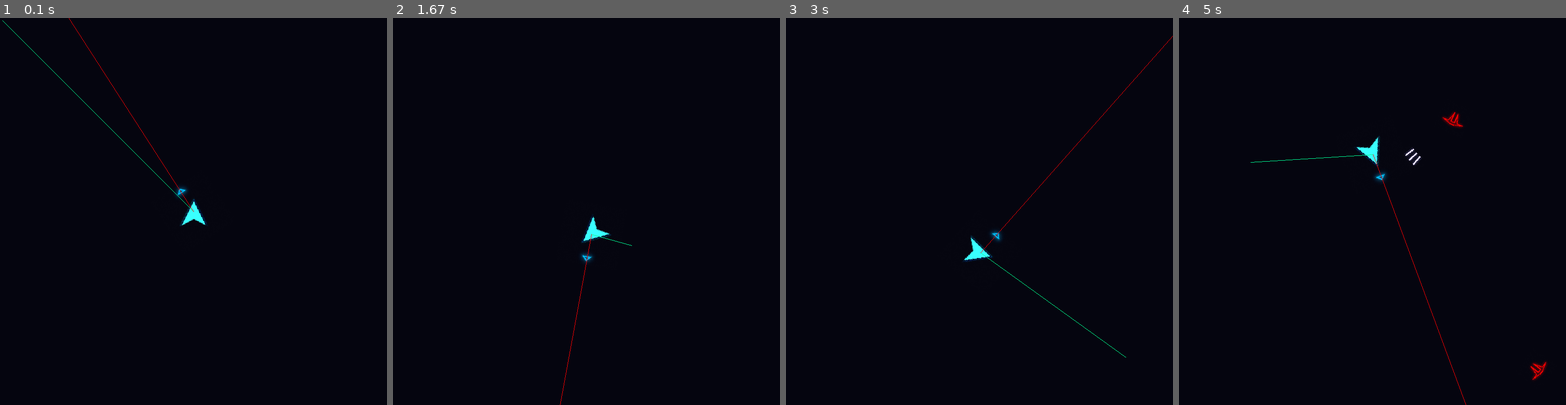
Above: before the commit, frames 1-4 (left to right).
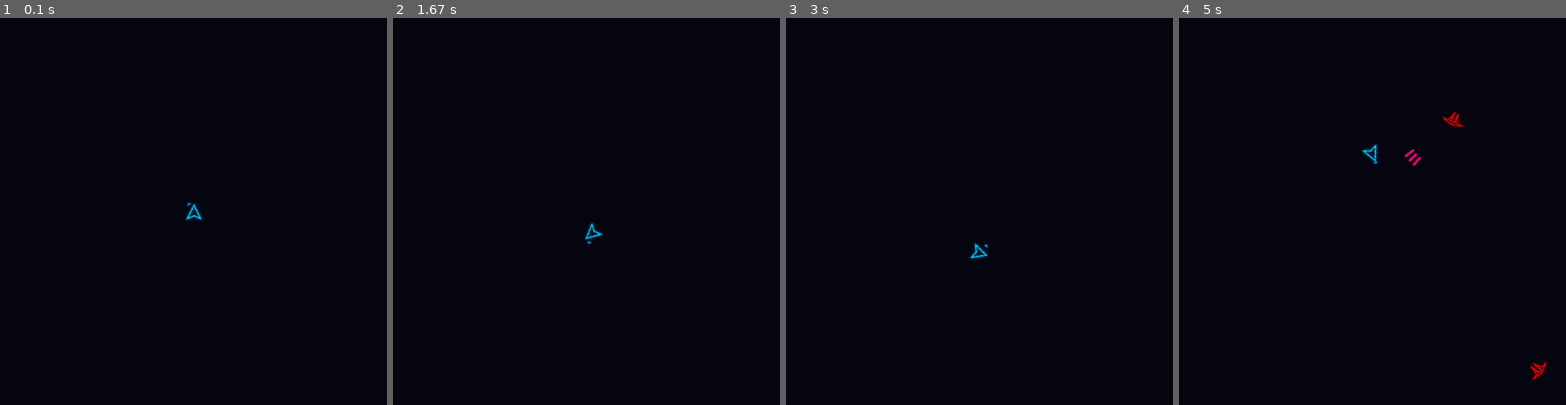
Above: after the commit, the same moments.

Repository: Redfrog80/Capsher-Game-Jam-Spring-2023
Game: pygame game, started from main.py
The game is run twice, just before and just after one commit, with the same random seed, the same clock (stepped at 60 frames per second) and the same inputs.
Inputs (mouse positions are in pixels of both pictures, inside the frame that each line leads up to):
- Up to frame 1 (0.1 s): no input
- Up to frame 2 (1.67 s): press the mouse at (710, 199) at 0.37 s; move the mouse to (648, 219) at 0.47 s; release the mouse at (586, 238) at 0.6 s; hold D 0.67-1.13 s; click (493, 215) at 0.75 s; hold W 1.17-1.47 s; click (466, 304) at 1.25 s; hold D from 1.5 s (still down); click (632, 246) at 1.58 s
- Up to frame 3 (3 s): release D at 1.97 s; hold A 2-2.53 s; click (886, 134) at 2.08 s; hold S 2.57-2.87 s; click (983, 254) at 2.65 s; hold A from 2.9 s (still down); click (1126, 358) at 2.98 s
- Up to frame 4 (5 s): release A at 3.3 s; hold W 3.33-3.7 s; click (1310, 83) at 3.42 s; hold D 3.73-4.37 s; click (1507, 312) at 3.82 s; hold S 4.4-4.77 s; click (1511, 180) at 4.48 s; hold A from 4.8 s (still down); click (1248, 161) at 4.88 s

The runs differ from the first frame. In frame 1, 0.4% of the frame differs, in the area x 0-54%, y 0-54%; in frame 2, 0.3%; in frame 3, 0.4%; in frame 4, 0.5%, in the area x 18-75%, y 30-100%.

Commit message:
Particle system Updated bullet textures set player texture to the better looking one

Diff:
--- a/lib/enemy/Assault.py
+++ b/lib/enemy/Assault.py
@@ -26,9 +26,9 @@
         self.cooldowntimer = cooldowntimer
 
     def shoot(self, dt, aim: tuple, name: str):
-        bullet_size = (10, 10)
-        bullet = Projectile(name, self.dmg, self.bulletLife, size=bullet_size, img="resources/images/bullet1.png")
-        bullet.setTextureSize((40, 40))
+        bullet_size = (20, 20)
+        bullet = Projectile(name, self.dmg, self.bulletLife, size=bullet_size, img="resources/images/bullet6.png")
+        bullet.setTextureSize(bullet_size)
         bullet.traj(self.pos, self.vel, self.bulletVel, math.degrees(math.atan2(*aim)), 1)
         self.cooldown = self.cooldowntimer
         return bullet
--- a/lib/enemy/Juggernaut.py
+++ b/lib/enemy/Juggernaut.py
@@ -26,9 +26,9 @@
         self.cooldowntimer = cooldowntimer
 
     def shoot(self, dt, aim: tuple, name: str, modified_angle=0):
-        bullet_size = (10, 10)
-        bullet = Projectile(name, self.dmg, self.bulletLife, size=bullet_size, img="resources/images/bullet1.png")
-        bullet.setTextureSize((40, 40))
+        bullet_size = (40, 40)
+        bullet = Projectile(name, self.dmg, self.bulletLife, size=bullet_size, img="resources/images/bullet5.png")
+        bullet.setTextureSize(bullet_size)
         bullet.traj(self.pos, self.vel, self.bulletVel, math.degrees(math.atan2(*aim))+modified_angle, 1)
         self.cooldown = self.cooldowntimer
         return bullet
--- a/lib/enemy/Kamikaze.py
+++ b/lib/enemy/Kamikaze.py
@@ -6,8 +6,4 @@
                  img: str = "resources/images/enemy1.png"):
         super().__init__(name, pos, size, img)
         self.coll_dmg = 50
-        self.sucide = True
-        # post process so I don't have to call this from main
-        self.setTextureSize((64, 64))
-        self.setStat(0, 0, 20, 20, 150, 300, 1000)
-        self.follow_config(None, 800, 1, 0)
+        self.suicide = True
--- a/lib/objects/Base.py
+++ b/lib/objects/Base.py
@@ -18,7 +18,7 @@
         self.rot = 0
         self.rotvel = 0
         self.size = size
-        self.boundary = Rect(pos, size)
+        self.boundary = Rect(subTuple(pos,divTuple(size,2)), size)
         self.boundCenterToPos()  # update pos on generation to prevent confusion due to previous called
         self.liveflag = 1  # use in GameWorld to check if object should be destroyed (go out of bound, died, etc.)
 
@@ -33,6 +33,9 @@
                 not r.bottom > b.bottom,
                 not r.right > b.right)
 
+    def checkCollision(self, other):
+        return self.boundary.colliderect(other.boundary)
+
     def destroy(self):
         self.liveflag = 0
 
--- a/lib/objects/Enemy.py
+++ b/lib/objects/Enemy.py
@@ -1,3 +1,4 @@
+from ..objects import Gun, Player
 from .Playable import Playable
 from .ProjectTile import Projectile
 from lib.misc import *
@@ -15,8 +16,9 @@
         self.damp_factor = 0
         self.hover_distance = 0
         self.target = None
+
         self.coll_dmg = 10
-        self.sucide = False
+        self.suicide = False
 
     def follow_config(self, target, max_dist, damp_fac, hover_dist):
         self.target = target
@@ -27,10 +29,20 @@
     def setTarget(self, target):
         self.target = target
 
-    def collisionEffect(self, dt, obj):
-        if isinstance(obj, Projectile) and obj.tag == "player_bullet":
-            self.gotHit(obj.dmg)
-            obj.destroy()
+    def collisionEffect(self,world, dt, object):
+        if isinstance(object, Projectile) and object.liveflag:
+            if  object.tag == "player_bullet":
+                self.gotHit(object.dmg)
+                object.destroy()
+            else:
+                return
+        elif not isinstance(object, type(Gun)):
+            Playable.collisionEffect(self, world, dt, object)
+
+        if self.liveflag:
+            self.spawn_particles_on_pos(world,5,(3,3),(200,200),1,1)
+        else:
+            self.spawn_particles_on_pos(world,15,(5,5),(800,800),1,1)
 
     def gotHit(self, damage):
         self.damage(damage)
--- a/lib/objects/GameObject.py
+++ b/lib/objects/GameObject.py
@@ -1,6 +1,9 @@
-from lib.misc import *
+import pygame
+
+from ..misc import *
 from .Base import Base
 from .Camera import Camera
+from .Particle import ParticleSimple
 from pygame import image, surface, transform
 
 
@@ -16,10 +19,7 @@
         self.texture = image.load(img).convert_alpha()
         self.setTextureSize(size)
 
-    def checkCollision(self, other: Base):
-        return self.boundary.colliderect(other.boundary)
-
-    def collisionEffect(self, dt, obj):
+    def collisionEffect(self, world, dt, obj):
         direction = self.check_collide_direction(obj)
         r = self.boundary
         b = self.boundary
@@ -35,6 +35,13 @@
         self.vel = subTuple(mulTuple(unitTuple((0, 0), self.vel), magnitude(self.vel)),
                             mulTuple(unitTuple((0, 0), obj.vel), -magnitude(obj.vel)))
 
+    def spawn_particles_on_pos(self, world, quantity: int, size: tuple, velMax: tuple, lifeMax: float, drag: float ):
+        for i in range(quantity):
+            p = ParticleSimple(str(i) + self.name + str(self.pos), pos=self.pos,size=(2,2))
+            p.set_random(velMax,lifeMax,drag)
+            p.color = pygame.transform.average_color(self.texture, consider_alpha=True)
+            world.add_game_object("particles",p)
+
     def matchBoundaryToTexture(self):
         """match size of boundary to texture"""
         self.boundary.update(subTuple(self.pos, divTuple(self.texture.get_size(), 4)),
@@ -46,6 +53,8 @@
 
     def setTextureSize(self, size: tuple):
         self.texture = transform.scale(self.texture, size)
+        # better collisions
+        self.matchBoundaryToTexture()
 
     def render(self, screen: surface, cam: Camera):
         if self.checkCollision(cam):  # render when object collide with camera view
--- a/lib/objects/Gun.py
+++ b/lib/objects/Gun.py
@@ -1,10 +1,10 @@
+from ..misc import *
 from .GameObject import GameObject
-from lib.misc import *
-from math import *
-from pygame import surface, transform, draw
 from .Camera import Camera
 from .ProjectTile import Projectile
 
+from pygame import surface, transform, draw
+from math import *
 
 class Gun(GameObject):
     def __init__(self, name: str = "", pos: tuple = ..., size: tuple = ..., win_size: tuple = ...,
@@ -25,6 +25,10 @@
     # Use this to attach the gun to something
     def trackCenter(self, other_object):
         self.follow = other_object
+
+
+    def collisionEffect(self, world, dt, object):
+        pass
 
     def update(self, dt: float, **kwargs):
         # Sets the center position to the object it is attached to
@@ -59,9 +63,9 @@
     def shoot(self, dt, name: str):
         self.cooldown -= dt
         if self.cooldown < 0:
-            bullet_size = (10, 10)
+            bullet_size = (20,20)
             bullet = Projectile(name, self.damage, self.bulletLife, size=bullet_size, img="resources/images/bullet2.png")
-            bullet.setTextureSize((40, 40))
+            bullet.setTextureSize(bullet_size)
             bullet.traj(self.pos, self.follow.vel, self.bulletVel, self.rot, 1.5)
             self.cooldown = self.firerate
             return bullet
@@ -75,5 +79,5 @@
             aimPoint = (-600 * sin(self.rot * (
                     pi / 180)), -600 * cos(self.rot * (pi / 180)))
             offset = subTuple(self.pos, cam.boundary.topleft)
-            draw.line(screen, (0, 255, 150), offset, self.mouse)
-            draw.line(screen, (255, 0, 0), offset, addTuple(offset, aimPoint))
+            # draw.line(screen, (0, 255, 150), offset, self.mouse)
+            # draw.line(screen, (255, 0, 0), offset, addTuple(offset, aimPoint))
--- /dev/null
+++ b/lib/objects/Particle.py
@@ -0,0 +1,43 @@
+from ..objects import Camera
+from ..misc import *
+from .Base import Base
+
+import pygame
+from pygame import Surface
+import math
+import random
+
+class ParticleSimple(Base):
+    def __init__(self, name: str = "", pos: tuple = (0,0), vel: tuple = (0,0), acc: tuple = (0,0), size: tuple = (10,10)):
+        """
+        Just a simple particle object
+        """
+        super().__init__(name=name, pos=pos, size=size)
+
+        self.totallife = 0
+        self.life = 0
+        self.drag = 1
+        self.color = (255,255,255)
+        self.radius = magnitude(size)
+
+    def set_random(self, velMax: tuple, lifeMax: float, drag: int):
+        self.vel = addTuple(self.vel, (random.randint(0,velMax[0]), random.randint(0,velMax[1])))
+        self.totallife = random.uniform(0,lifeMax)
+        self.life = self.totallife
+        self.drag = drag
+
+    def collisionEffect(self, world, dt, object):
+        pass
+
+    def update(self, dt, **kwargs):
+        self.pos = addTuple(self.pos, mulTuple(self.vel, dt))
+        self.boundCenterToPos()
+        self.vel = divTuple(addTuple(self.vel, mulTuple(self.acc, dt)),1+dt*self.drag)
+        self.life -= dt
+
+        if (self.life < 0):
+            self.destroy()
+
+    def render(self, screen: Surface, cam: Camera):
+        if self.checkCollision(cam):  # render when object collide with camera view
+            pygame.draw.circle(screen,self.color,subTuple(self.pos, cam.boundary.topleft),self.radius*self.life/self.totallife)
--- a/lib/objects/Player.py
+++ b/lib/objects/Player.py
@@ -1,12 +1,12 @@
+from ..misc import *
+from .Camera import Camera
+from .Gun import Gun
 from .ProjectTile import Projectile
 from .Playable import Playable
 from .Enemy import Enemy
+
+from pygame import image, surface, transform
 import math
-from lib.misc import *
-from .Gun import Gun
-from .Camera import Camera
-from pygame import surface, transform
-
 
 class Player(Playable):
     """
@@ -17,9 +17,9 @@
                  img: str = "resources/images/player1.png"):
         super().__init__(name=name, pos=pos, size=size, img=img)
         self.trackRot = False
-        self.gun = Gun("gun", (0, 0), (64, 64), win_size, "resources/images/aiming.png")
+        self.gun = Gun("gun", (0, 0), size, win_size, "resources/images/aiming.png")
         # self.gun.matchTextureToBoundary()
-        self.gun.setTextureSize((128, 128))
+        self.gun.setTextureSize(size)
         self.gun.trackCenter(self)
         self.cam = cam
         self.damp_factor = 1
@@ -60,15 +60,22 @@
         self.liveflag = 0
         self.gun.destroy()
 
-    def collisionEffect(self, dt, obj):
-        if isinstance(obj, Projectile) and obj.tag == "enemy_bullet":
-            self.gotHit(obj.dmg)
-            obj.destroy()
-        elif isinstance(obj, Enemy):
-            self.gotHit(obj.coll_dmg)
-            Playable.collisionEffect(self, dt, obj)
-            if obj.sucide:
-                obj.destroy()
+    def collisionEffect(self, world,  dt, object):
+        if isinstance(object, Projectile) and object.tag == "enemy_bullet":
+            self.gotHit(object.dmg)
+            object.destroy()
+        elif isinstance(object, Enemy):
+            self.gotHit(object.coll_dmg)
+            Playable.collisionEffect(self,world, dt, object)
+            if object.suicide:
+                object.destroy()
+        else:
+            return
+
+        if self.liveflag:
+            self.spawn_particles_on_pos(world,5,(3,3),(200,200),1,1)
+        else:
+            self.spawn_particles_on_pos(world,100,(5,5),(300,300),2,1)
 
     def render(self, screen: surface, cam: Camera):
         if self.checkCollision(cam):  # render when object collide with camera view
--- a/lib/objects/ProjectTile.py
+++ b/lib/objects/ProjectTile.py
@@ -1,10 +1,14 @@
-from lib.misc import *
+from ..misc import *
+from .Base import Base
+from .GameObject import GameObject
 from .Camera import Camera
-from .GameObject import GameObject
+from .Particle import ParticleSimple
+import lib.objects
+import lib.enemy
+
 from pygame import image, surface, transform
 
 import math
-
 
 class Projectile(GameObject):
     def __init__(self, name: str = "bullet", dmg: float = 0, life: float = 10, size: tuple = (10, 10),
@@ -31,8 +35,13 @@
         self.vel = addTuple(gun_velocity, (-speed * math.sin(math.radians(self.rot)) * speed_amp, -speed *
                                            math.cos(math.radians(self.rot)) * speed_amp))
 
-    def collisionEffect(self, dt, obj):
-        pass
+
+    def collisionEffect(self, world, dt, object):
+        if not isinstance(object, (ParticleSimple,lib.objects.Gun,Projectile)):
+            if isinstance(object, (lib.enemy.Assault,lib.enemy.Juggernaut, lib.enemy.Kamikaze)) and object.tag == "player_bullet":
+                self.spawn_particles_on_pos(world,10,(1,1),(100,100),3,1)
+            elif isinstance(object, lib.objects.Player) and object.tag == "enemy_bullet":
+                self.spawn_particles_on_pos(world,10,(1,1),(100,100),3,1)
 
     def update(self, dt: float, **kwargs):
         self.pos = addTuple(self.pos, mulTuple(self.vel, dt))
--- a/lib/world/GameWorld.py
+++ b/lib/world/GameWorld.py
@@ -49,27 +49,29 @@
         self.__addlist__ = []
         self.__garbage__ = []
         self.tileMap = {}
+        self.debug_title_map = False
         self.collided_pairs = {}
         self.border_behavior = self.border_default
-        self.debug_title_map = False
+        self.no_collide_tags =["particles"]
         self.__max_count__ = {}
         self.__max_count__ = {"enemy": 100}  # limited 100 enemy so I can be lazy
         self.player = None  # for enemy tracking purpose. Player is a little special
 
     def __update_tile_map__(self):
-        self.tileMap = {}
+        self.tileMap.clear()
         for key in self.__game_objects__:
-            for object_name in self.__game_objects__[key]:
-                obj = self.__game_objects__[key][object_name]
-                boundary = obj.boundary
-                topLeft, bottomRight = [floorElementDiv(i, self.__tiledim__) for i in
-                                        [boundary.topleft, boundary.bottomright]]
-                for tup in [(i, j) for i in range(topLeft[0], bottomRight[0] + 1) for j in
-                            range(topLeft[1], bottomRight[1] + 1)]:
-                    self.tileMap[tup] = [obj] + self.tileMap.get(tup, [])
+            if key not in self.no_collide_tags:
+                for object_name in self.__game_objects__[key]:
+                    obj = self.__game_objects__[key][object_name]
+                    boundary = obj.boundary
+                    topLeft, bottomRight = [floorElementDiv(i, self.__tiledim__) for i in
+                                            [boundary.topleft, boundary.bottomright]]
+                    for tup in [(i, j) for i in range(topLeft[0], bottomRight[0] + 1) for j in
+                                range(topLeft[1], bottomRight[1] + 1)]:
+                        self.tileMap[tup] = [obj] + self.tileMap.get(tup, [])
 
     def __get_collided_pairs__(self):
-        self.collided_pairs = {}
+        self.collided_pairs.clear()
         for tile in self.tileMap:
             for object in self.tileMap[tile]:
                 for other_object in self.tileMap[tile]:
@@ -151,7 +153,6 @@
         self.__camera__.update(dt)
         mousePos = self.get_scaled_mouse_pos()
 
-        # update existing game obj
         for key in self.__game_objects__:
             for object_key in self.__game_objects__[key]:
                 obj = self.__game_objects__[key][object_key]
@@ -165,8 +166,10 @@
                     fun(world=self, dt=dt, key=key, object=obj)
                 self.delete_if_dead(obj)
 
+        self.__garbage_collection__()
         self.__update_tile_map__()
         self.__get_collided_pairs__()
+
         for i in self.__addlist__:
             for j in i:
                 self.add_game_object(j[0], j[1])
@@ -174,13 +177,13 @@
 
         for pair in self.collided_pairs:
             obj_a, obj_b = self.collided_pairs[pair]
-            obj_a.collisionEffect(dt, obj_b)
-            obj_b.collisionEffect(dt, obj_a)
-        self.__garbage_collection__()
+            obj_a.collisionEffect(self, dt, obj_b)
+            obj_b.collisionEffect(self, dt, obj_a)
 
     def render(self, *args):
         if self.debug_title_map:
             self.render_tile_map()
+
         for key in self.__game_objects__:
             for obj_key in self.__game_objects__[key]:
                 obj = self.__game_objects__[key][obj_key]
--- a/main.py
+++ b/main.py
@@ -1,5 +1,5 @@
 import random
-from lib import enemy
+import lib.enemy as enemy
 import pygame
 
 # This is somewhat cursed, but it will let me run a __main__ file from anywhere in the python path
@@ -15,7 +15,6 @@
 
 from lib.world import GameWorld
 from lib.world import EventController
-
 # window initializer
 window_dim, tile_dim = (800, 800), (100, 100)
 game_dim = (800, 800)
@@ -33,7 +32,7 @@
 # world.debug_title_map = True
 
 # player
-player = Player("player", (1000, 1000), (48, 48), game_screen.get_size(), img="resources/images/player.png")
+player = Player("player", (1000, 1000), (48, 48), game_screen.get_size(), img="resources/images/player1.png")
 player.setTextureSize((64, 64))
 player.setStat(100, 100, 100, 100, 500, 500, 360)
 controller = EventController(player, world)
@@ -43,9 +42,9 @@
 world.player = player
 world.set_tracked_object("Player", 100)
 
-controller.addEventSpawn(2, 100, (1, 6), enemy.Assault, "enemy")
-controller.addEventSpawn(3, 100, (1, 5), enemy.Kamikaze, "enemy")
-controller.addEventSpawn(4, 100, (2, 2), enemy.Juggernaut, "enemy")
+controller.addEventSpawn(2, 50, (1, 6), enemy.Assault, "enemy")
+controller.addEventSpawn(3, 25, (4, 10), enemy.Kamikaze, "enemy")
+controller.addEventSpawn(4, 25, (2, 2), enemy.Juggernaut, "enemy")
 
 run = True
 while run:
Binary file changed: resources/images/amogus copy.png
Binary file added: resources/images/bullet3.png
Binary file added: resources/images/bullet5.png
Binary file added: resources/images/bullet6.png
Binary file added: resources/images/health_purple.png
